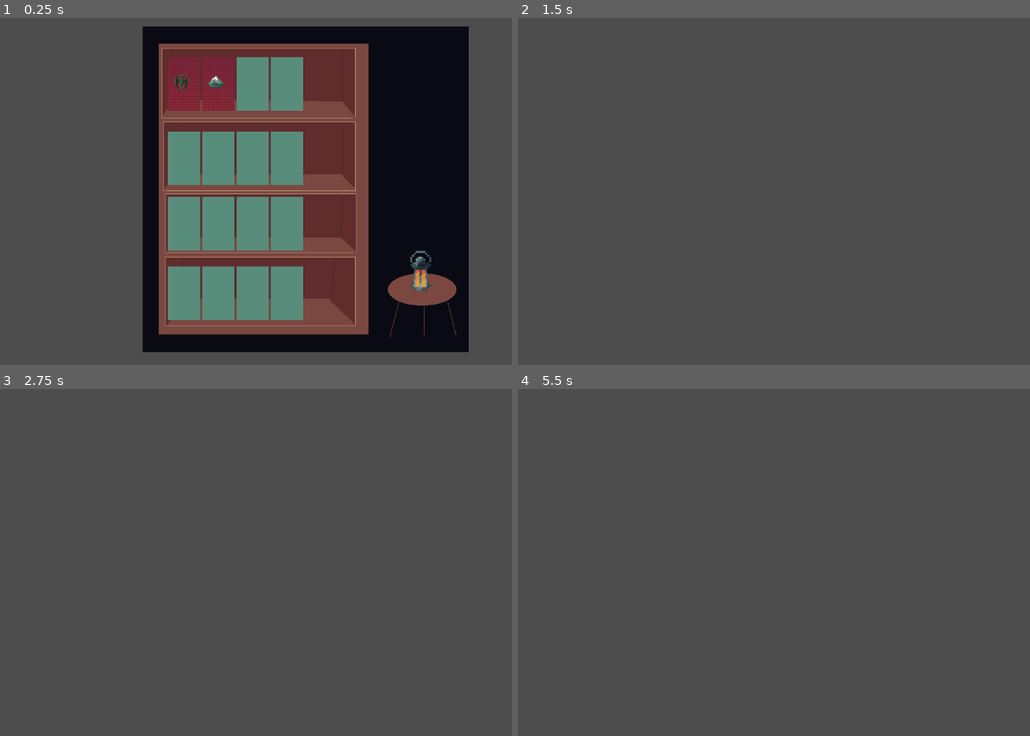
Above: before the commit, frames 1-4 (two rows, left to right).
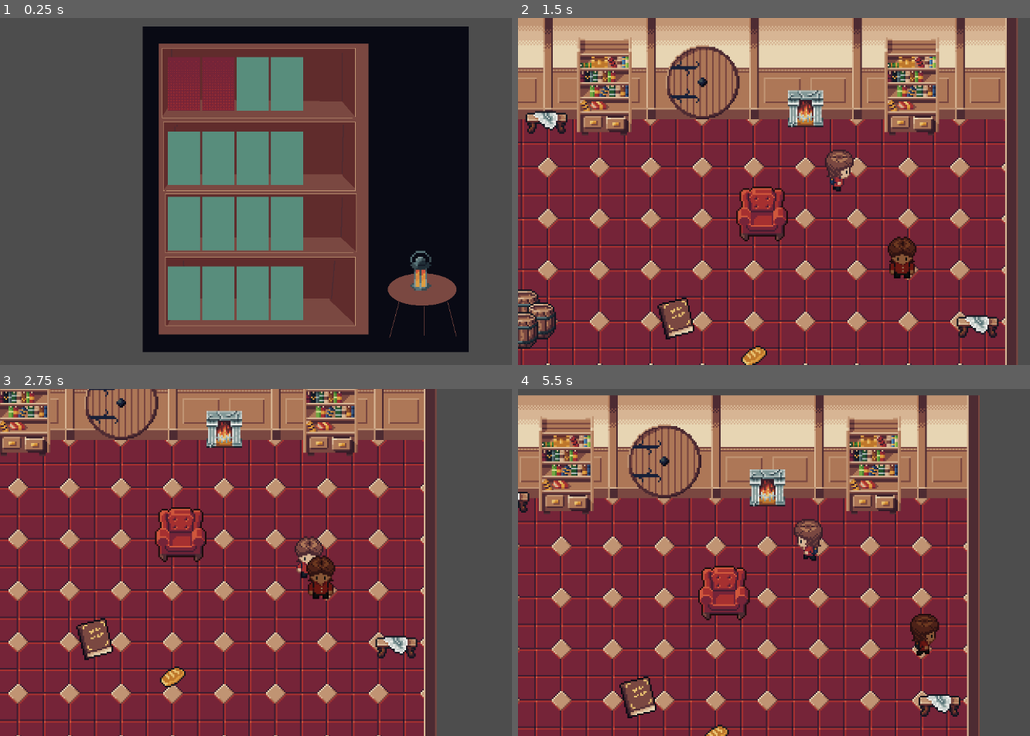
Above: after the commit, the same moments.

Repository: peterakerblom/hoblib
Game: Godot game, scene res://scenes/minigame/books_in_shelf.tscn
Two runs of this game, one before a commit and one after it. Both use one fixed random seed, a clock stepped at 60 frames per second and the inputs below. This scene is started directly instead of the project's main scene.
Inputs (mouse positions are in pixels of both pictures, inside the frame that each line leads up to):
- Up to frame 1 (0.25 s): no input
- Up to frame 2 (1.5 s): click (702, 83) at 0.5 s; hold Right (right) from 1.28 s (still down); tap E (interact) at 1.35 s
- Up to frame 3 (2.75 s): release Right (right) at 2.03 s; hold Down (down) from 2.03 s (still down); tap E (interact) at 2.1 s
- Up to frame 4 (5.5 s): release Down (down) at 2.78 s; hold Right (right) 2.78-3.53 s; tap E (interact) every 0.75 s from 2.85 to 5.1 s; hold Up (up) 3.53-4.28 s; hold Left (left) from 4.28 s (still down)

The runs differ from the first frame. In frame 1, 0.1% of the frame differs, in the area x 34-44%, y 16-21%; in frame 2, 97%, in the area x 0-98%, y 0-100%; in frame 3, 85%; in frame 4, 88%.

Commit message:
wip icon on book

Diff:
--- a/global/data.gd
+++ b/global/data.gd
@@ -2,3 +2,7 @@
 
 var shire_rep := 0
 var library_standard := 10
+var genres := {
+	1 : "dragon",
+	2 : "mountain"
+}
--- a/global/enums.gd
+++ b/global/enums.gd
@@ -2,3 +2,7 @@
 
 enum State {IDLE, WALK, INTERACT}
 enum NpcStateEnum {IDLE, WALK, INTERACT}
+#enum Genres {
+	#DRAGONS,
+	#ADVENTURE
+#}
--- a/scripts/minigame/books_in_shelf.gd
+++ b/scripts/minigame/books_in_shelf.gd
@@ -1,6 +1,7 @@
 extends Control
 
 signal book_selected(genre)
+# var minigame = preload("res://scenes/level.tscn")
 
 var target_genre: String = "dragons"
 # Called when the node enters the scene tree for the first time.
@@ -13,7 +14,9 @@
 		print("Right book found!")
 		emit_signal("book_selected", selected_genre)
 		queue_free()
+		get_tree().change_scene_to_file("res://scenes/level.tscn")
 	else:
 		print("Wrong book found!")
 		emit_signal("book_selected", selected_genre)
 		queue_free()
+		get_tree().change_scene_to_file("res://scenes/level.tscn")
--- a/scripts/minigame/minigame_book.gd
+++ b/scripts/minigame/minigame_book.gd
@@ -4,12 +4,29 @@
 
 @export var genre_name: String = "dragons"
 @export var genre_texture: Texture2D
+# Create instance of a scene.
+
+#var image = Image.load_from_file("res://assets/sprites/icon_dragon_32.png")
+#var texture = ImageTexture.create_from_image(image)
 
 @onready var genre_icon: TextureRect = $TextureRectIcon
 
 func _ready() -> void:
-	if genre_texture:
-		genre_icon.texture = genre_texture
+	var genre_nbr = randi_range(1, 2)
+	var genre = Data.genres[genre_nbr]
+	print("GENRE", genre)
+	#var img_path = "res://assets/sprites/icon_{0}_32.png".format(["{0}", genre])
+	var img_path = "res://assets/sprites/icon_" + genre + "_32.png"
+	print(img_path)
+	var image = Image.load_from_file("res://assets/sprites/icon_{genre}_32.png")
+	print(image)
+	var texture = ImageTexture.create_from_image(image)
+	print(texture)
+
+	#if genre_texture:
+	if texture:
+		print("YES")
+		genre_icon.texture = texture
 	add_to_group("minigame_books")
 
 
